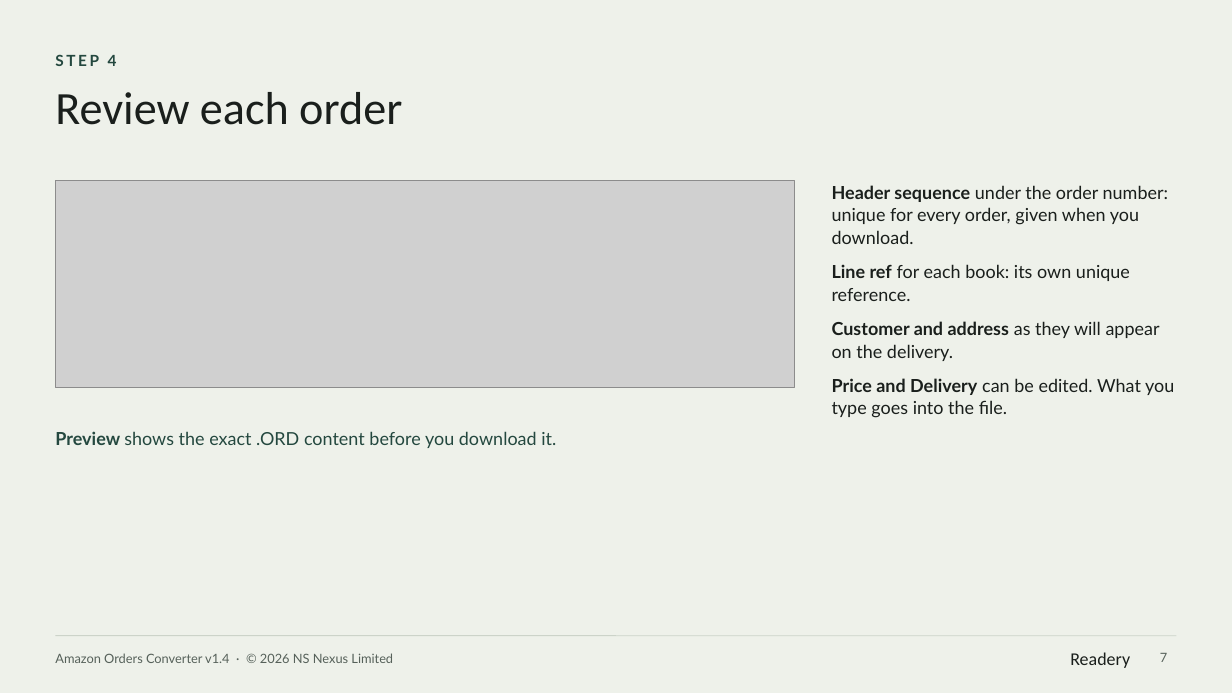
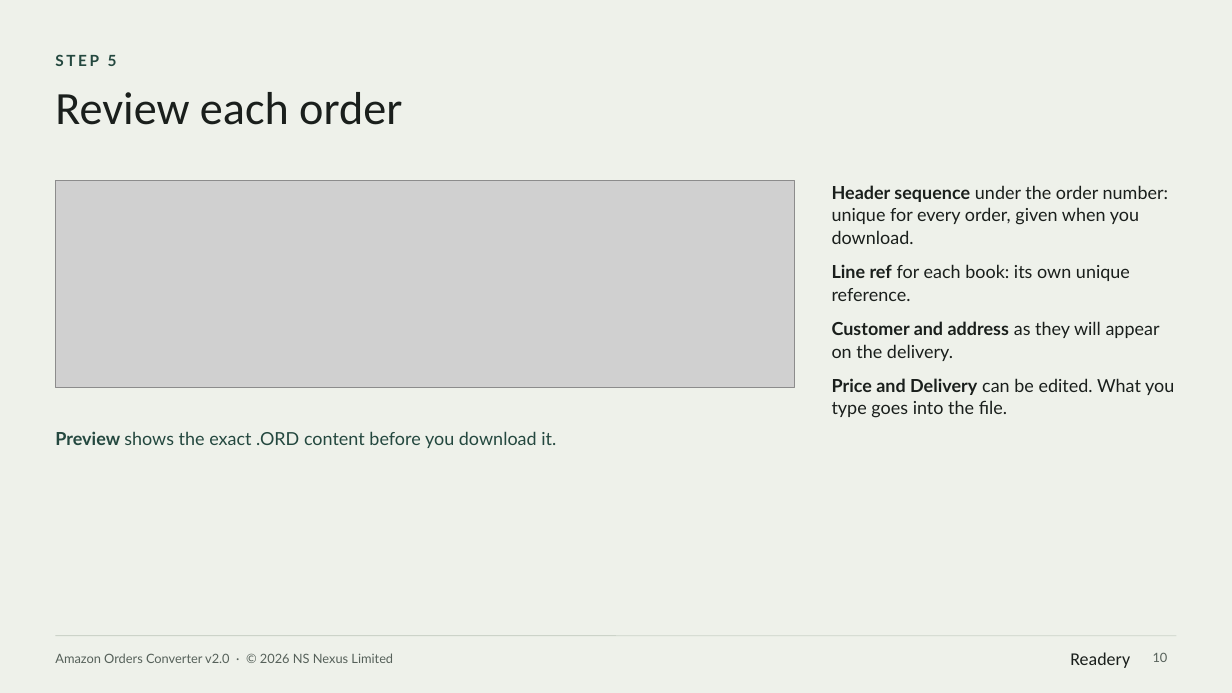
Before and after one commit to rado-penov/readery, a slide deck: slide 10 of orderconverter/Amazon-Orders-Converter-User-Manual.pptx (slide 7 before the commit). Drawn at 1232x693 pixels with LibreOffice and Linux fonts; fonts in the diff are those of the drawing; grey boxes stand for pictures. Boxes give left, top, right and bottom in pixels: in the first picture for what was removed or moved away, otherwise in the second. Text is boxed around its words. In the diff, an @@ line names an element or a change of style, - is before the commit and + after.

```diff
--- a/orderconverter/Amazon-Orders-Converter-User-Manual.pptx
+++ b/orderconverter/Amazon-Orders-Converter-User-Manual.pptx
@@ text at (55, 54, 117, 66): text changed @@
-STEP 4
+STEP 5
@@ text at (55, 653, 393, 663): text changed @@
-Amazon Orders Converter v1.4 · © 2026 NS Nexus Limited
+Amazon Orders Converter v2.0 · © 2026 NS Nexus Limited
@@ page number at (1153, 652, 1168, 662): text changed @@
-7
+10
```
Also in this commit, not shown: 13 other slides changed, 4 slides added, 7 other files.
